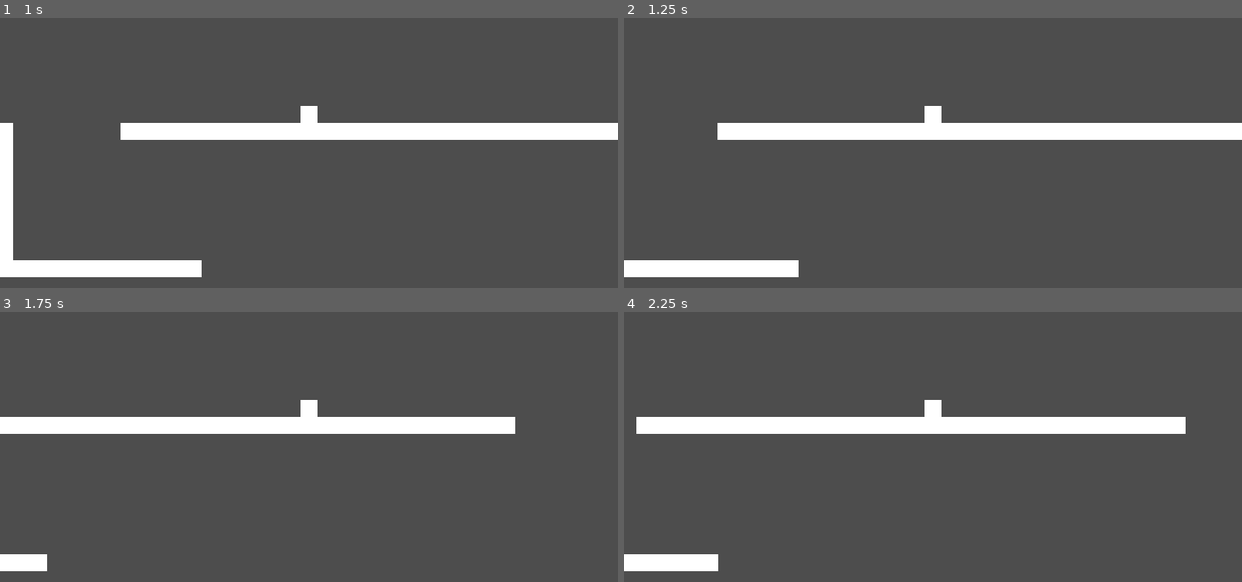
Above: before the commit, frames 1-4 (two rows, left to right).
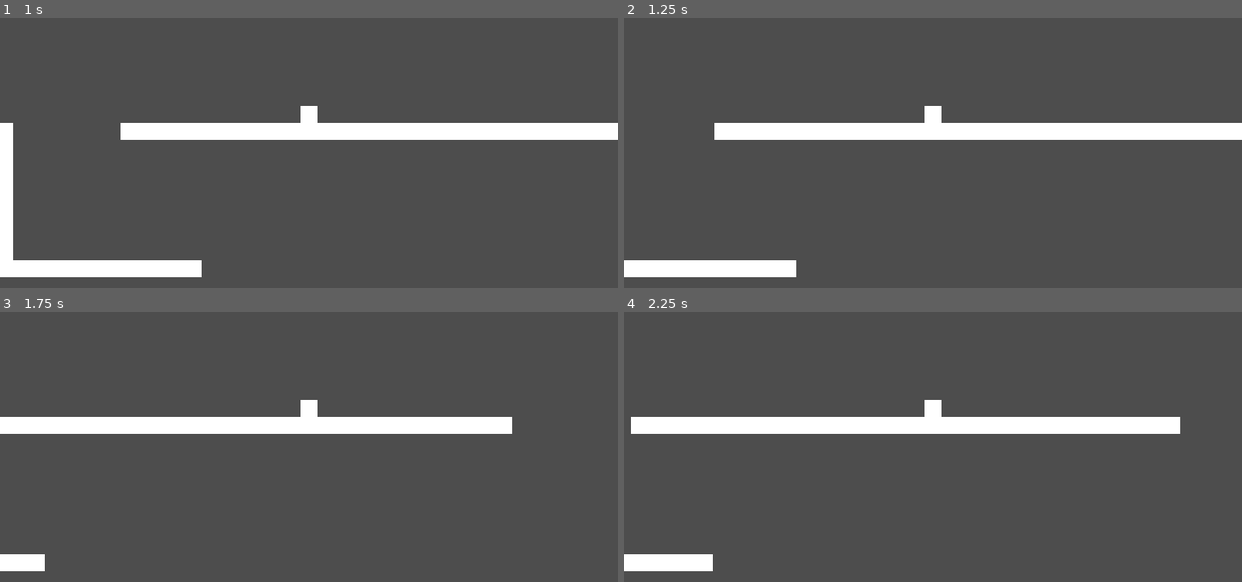
Above: after the commit, the same moments.

Repository: aCube1/Little-Dragon
Game: Godot game, scene res://scenes/test_scene.tscn
Two runs of this game, one before a commit and one after it. Both use one fixed random seed, a clock stepped at 60 frames per second and the inputs below.
Inputs:
- Up to frame 1 (1 s): hold D (move_right) from 0.53 s (still down); hold Shift (action_dash) from 0.53 s (still down); tap Space (move_jump) at 0.77 s
- Up to frame 2 (1.25 s): keep holding D (move_right); keep holding Shift (action_dash)
- Up to frame 3 (1.75 s): keep holding D (move_right); release Shift (action_dash) at 1.28 s; tap Shift (action_dash) at 1.35 s; tap Space (move_jump) at 1.52 s
- Up to frame 4 (2.25 s): release D (move_right) at 2.03 s; hold A (move_left) from 2.03 s (still down); hold Shift (action_dash) from 2.03 s (still down)

Frame 1 is identical in both runs. In frame 2, less than 0.1% of the frame differs, in the area x 14-29%, y 38-96%; in frame 3, less than 0.1%; in frame 4, 0.2%, in the area x 1-91%, y 38-96%.

Commit message:
Automatize StateMachine transition validation. Now the StateMachine receive a Condition function for each State the current State can transition to.

Diff:
--- a/scenes/actors/player/player.gd
+++ b/scenes/actors/player/player.gd
@@ -9,40 +9,37 @@
 
 
 func _ready() -> void:
-	var states: Array[Dictionary] = [
-		{
-			"name": "Idle",
-			"path": "OnIdle",
-			"change_to": [ "Dash", "Fall", "Jump", "Walk" ]
-		},
-		{
-			"name": "Walk",
-			"path": "OnWalk",
-			"change_to": [ "Dash", "Fall", "Idle", "Jump" ]
-		},
-		{
-			"name": "Fall",
-			"path": "OnFall",
-			"change_to": [ "Dash", "Idle", "Jump"]
-		},
-		{
-			"name": "Jump",
-			"path": "OnJump",
-			"change_to": [ "Dash", "Fall" ]
-		},
-		{
-			"name": "Dash",
-			"path": "OnDash",
-			"change_to": [ "Idle" ],
-		},
-	]
+	var states: Dictionary = {
+		"Idle": StateData.new($StateMachine/OnIdle, {
+			"Fall": _is_falling,
+			"Jump": _can_try_jump,
+			"Dash": _can_try_dash,
+			"Walk": func(): return _controller.direction.x != 0.0,
+		}),
+		"Walk": StateData.new($StateMachine/OnWalk, {
+			"Fall": _is_falling,
+			"Jump": _can_try_jump,
+			"Dash": _can_try_dash,
+			"Idle": func(): return _controller.direction.x == 0.0,
+		}),
+		"Fall": StateData.new($StateMachine/OnFall, {
+			"Idle": is_on_floor,
+			"Jump": _can_try_jump,
+			"Dash": _can_try_dash,
+		}),
+		"Jump": StateData.new($StateMachine/OnJump, {
+			"Fall": _is_falling,
+			"Dash": _can_try_dash,
+		}),
+		"Dash": StateData.new($StateMachine/OnDash, {
+			"Idle": func(): return velocity == Vector2.ZERO,
+		}),
+	}
 
-	_state_machine.setup(states, "Idle")
+	_state_machine.setup("Idle", states)
 
 
 func _physics_process(_delta: float) -> void:
-	_handle_statemachine()
-
 	move_and_slide()
 
 	if is_on_floor():
@@ -50,46 +47,8 @@
 		_dash.reset()
 
 
-func _handle_statemachine() -> void:
-	var next_state := ""
-
-	match _state_machine.current_state:
-		"Idle":
-			if not is_on_floor():
-				next_state = "Fall"
-			elif _can_try_jump():
-				next_state = "Jump"
-			elif _can_try_dash():
-				next_state = "Dash"
-			elif _controller.direction.x != 0.0:
-				next_state = "Walk"
-		"Walk":
-			if not is_on_floor():
-				next_state = "Fall"
-			elif _can_try_jump():
-				next_state = "Jump"
-			elif _can_try_dash():
-				next_state = "Dash"
-			elif _controller.direction.x == 0.0:
-				next_state = "Idle"
-		"Fall":
-			if is_on_floor():
-				next_state = "Idle"
-			elif _can_try_jump():
-				next_state = "Jump"
-			elif _can_try_dash():
-				next_state = "Dash"
-		"Jump":
-			if velocity.y >= 0.0:
-				next_state = "Fall"
-			elif _can_try_dash():
-				next_state = "Dash"
-		"Dash":
-			if velocity == Vector2.ZERO:
-				next_state = "Idle"
-
-	if not next_state.is_empty():
-		_state_machine.set_next_state(next_state)
+func _is_falling() -> bool:
+	return not is_on_floor() or velocity.y > 0.0
 
 
 func _can_try_jump() -> bool:
--- /dev/null
+++ b/scripts/state_data.gd
@@ -0,0 +1,39 @@
+class_name StateData
+extends Resource
+
+var state: BaseState
+var transitions: Dictionary
+
+
+## Initialize StateData values. [br]
+## The [param state_node] parameter is the node which this data refers to.
+## The [ṕaram state_transitions] parameter is a [Dictionary] which the key
+## is the State Name to transition to, and the value is a [Callable] function
+## which returns [code]true[/code] if the state can transition to it.
+## Notes: The order of the value in the [param state_transitions] also denotes
+## the priority of the transition.
+func _init(state_node: BaseState, state_transitions: Dictionary) -> void:
+	assert(state_node != null, "State Path is invalid!")
+	state = state_node
+
+	for transition: String in state_transitions.keys():
+		var condition = state_transitions[transition]
+		if not condition is Callable or not condition.is_valid():
+			push_warning("Condition %s is not valid" % transition)
+			continue
+
+		transitions[transition] = condition
+
+
+## Check each [param transition] condition and transition to it if the
+## condition evaluates to [code]true[/code].
+func check_next_state() -> String:
+	var next := ""
+
+	for key in transitions.keys():
+		var condition: Callable = transitions[key]
+		if condition.call():
+			next = key
+			break
+
+	return next
--- a/scripts/state_machine.gd
+++ b/scripts/state_machine.gd
@@ -7,25 +7,27 @@
 @export var enabled := true
 @export var root: Node
 
+var _registered: Dictionary
+var _state: BaseState
+var _data: StateData
+
 var current_state := ""
 var previous_state := ""
 
-var _states: Dictionary
-var _state: BaseState
-var _next_state := ""
-
 
 func _process(delta: float) -> void:
-	# Check there is a pending state to change to
-	if not _next_state.is_empty() and _next_state != current_state:
-		if _states.has(_next_state):
-			_set_state(_next_state)
+	if _data == null or _state == null or not enabled:
+		return # There's nothing to execute, try on next frame
+
+	# Check if there is a pending state to transition
+	var next_state := _data.check_next_state()
+	if not next_state.is_empty() and next_state != current_state:
+		if _registered.has(next_state):
+			set_state(next_state)
 		else:
-			push_warning("State '%s' is not registered" % _next_state)
-		_next_state = ""
+			push_warning("State '%s' is not registered" % next_state)
 
-	if _state != null and enabled:
-		_state._update(delta);
+	_state._update(delta);
 
 
 func _physics_process(delta: float) -> void:
@@ -33,64 +35,54 @@
 		_state._physics_update(delta)
 
 
-## Setup internal states Dictionary with the states description.
-## The each dictionary from [param states] must have the following keys: [br]
-## [code]"name"[/code]: [String] [br]
-## [code]"path"[/code]: [NodePath] [br]
-## [code]"change_to"[/code]: [PackedStringArray]
-func setup(states: Array[Dictionary], init: String) -> void:
-	for desc: Dictionary in states:
-		if not desc.has_all(["name", "path", "change_to"]):
-			push_error("Invalid state provided at setup: %s" % desc)
+## Register states using provided name and data.
+## The [param initial] parameter is the state's name of the state the machine
+## must init on. The [param states] parameter is a [Dictionary] where the key
+## is the name of the state can transition to, and the value is a [StateData]
+## resource.
+func setup(initial: String, states: Dictionary) -> void:
+	for state_name in states.keys():
+		var data = states[state_name]
+		if not data is StateData or data == null:
+			push_error("Invalid state provided at setup: %s" % state_name)
 			continue
 
-		add_state(desc["name"], desc["path"], desc["change_to"])
+		add_state(state_name, data)
 
-	_set_state(init)
+	set_state(initial)
 
 
 ## Register a new state to the machine. [br]
-## [param name]: Unique state key on the Dictionary. [br]
-## [param path]: Path relative to the StateMachine node on the SceneTree. [br]
-## [param change_to]: Array of strings containing the state names the state can
-## transition to.
-func add_state(state_name: String, path: NodePath, change_to: PackedStringArray) -> void:
-	if _states.has(name):
+## [param state_name]: Unique state name. [br]
+## [param data]: A [StateData] resource which has the data describing the
+## state Node and transitions
+func add_state(state_name: String, data: StateData) -> void:
+	assert(data != null, "State Data is invalid!")
+
+	if _registered.has(name):
 		push_warning("StateMachine already has state named: %s" % name)
 		return
 
-	var state: BaseState = get_node_or_null(path)
-	if state == null:
-		push_error("Unable to get node: %s" % path)
-		return
-
+	var state := data.state
 	state.owner = root if root != null else owner
 	state.machine = self
 	state._register()
-	_states[state_name] = { "path": path, "change_to": change_to }
+	_registered[state_name] = data
 
 
 ## Set next state to the machine transition to. [br]
-## [param next]: State name to set as next to go
-func set_next_state(next: String) -> void:
-	# If the next state was registered, change to it
-	var change_to: PackedStringArray = _states[current_state].change_to
-	if change_to.has(next) and next in _states:
-		_next_state = next
-	else:
-		push_warning("Current state cannot change to: %s" % next)
-
-
-func _set_state(state: String) -> void:
+## [param state_name]: State name to set as current.
+func set_state(state_name: String) -> void:
 	# The states can return some data to send to the next state
 	var msg := {}
 	if _state != null:
 		msg = _state._exit()
 
 	previous_state = current_state
-	current_state = state
+	current_state = state_name
 
-	_state = get_node(_states[state].path)
+	_data = _registered[state_name]
+	_state = _data.state
 	_state._enter(msg)
 
-	state_changed.emit(state)
+	state_changed.emit(state_name)
